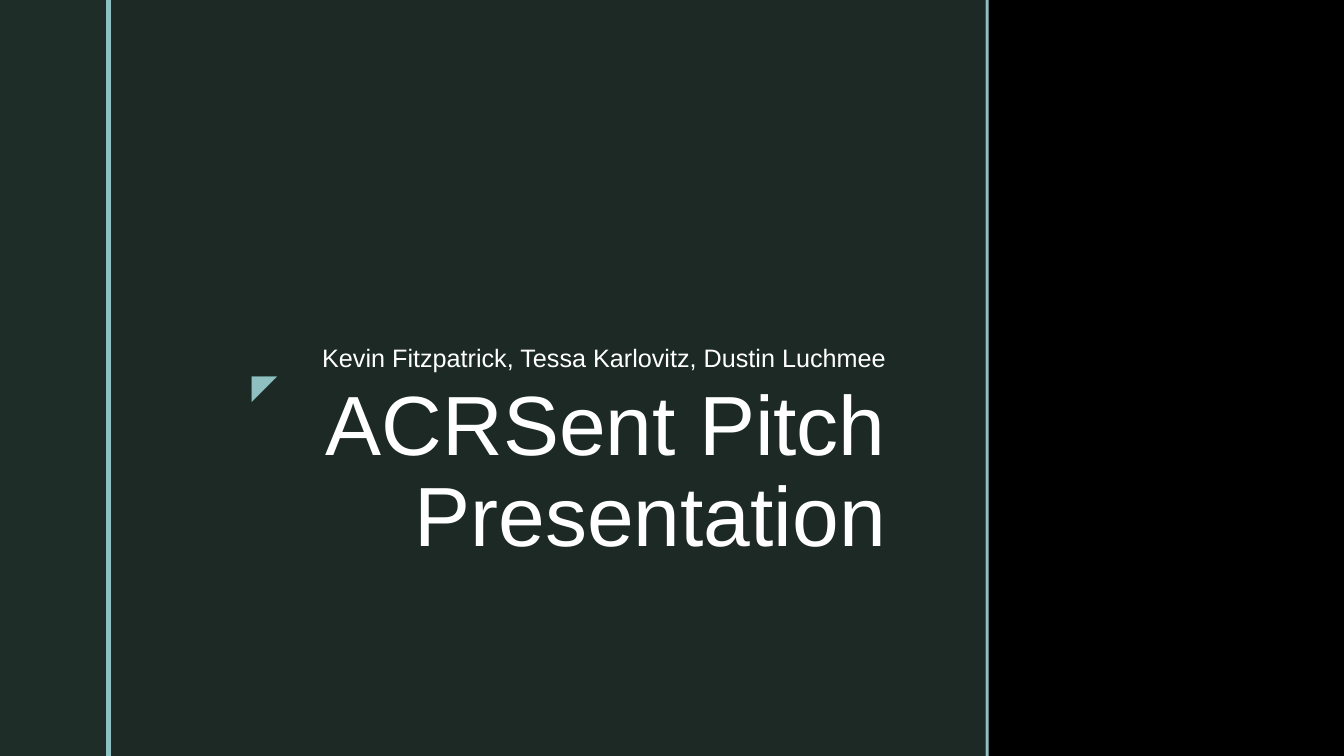
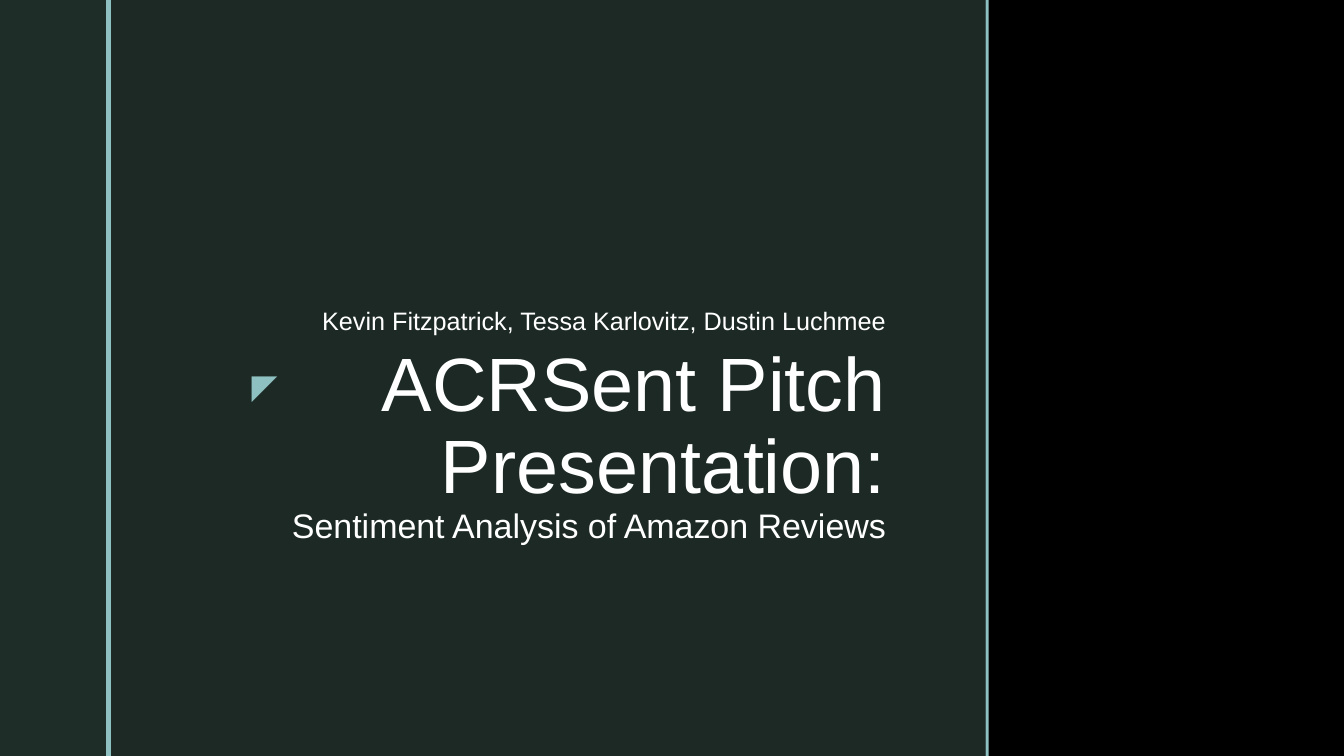
Before and after one commit to TKarlovitzDrexel/DSCI591_ACRSent, a slide deck: slide 1 of PitchPresentationACRSent.pptx. Drawn at 1344x756 pixels with LibreOffice and Linux fonts; fonts in the diff are those of the drawing; background and template pictures are left out. Boxes give left, top, right and bottom in pixels: in the first picture for what was removed or moved away, otherwise in the second. Text is boxed around its words. In the diff, an @@ line names an element or a change of style, - is before the commit and + after.

```diff
--- a/PitchPresentationACRSent.pptx
+++ b/PitchPresentationACRSent.pptx
@@ subtitle "Kevin Fitzpatrick, Tessa Karlovitz, Dustin ...": place and size @@
-subtitle "Kevin Fitzpatrick, Tessa Karlovitz, Dustin ..." at (322,348,886,373)
+subtitle "Kevin Fitzpatrick, Tessa Karlovitz, Dustin ..." at (322,311,886,336)
@@ title at (292,356,886,545): text changed; size 60 to 24.3 pt @@
-ACRSent Pitch Presentation
+ACRSent Pitch Presentation:
+Sentiment Analysis of Amazon Reviews
```
Also in this commit, not shown: 3 other slides changed, 2 slides added.
